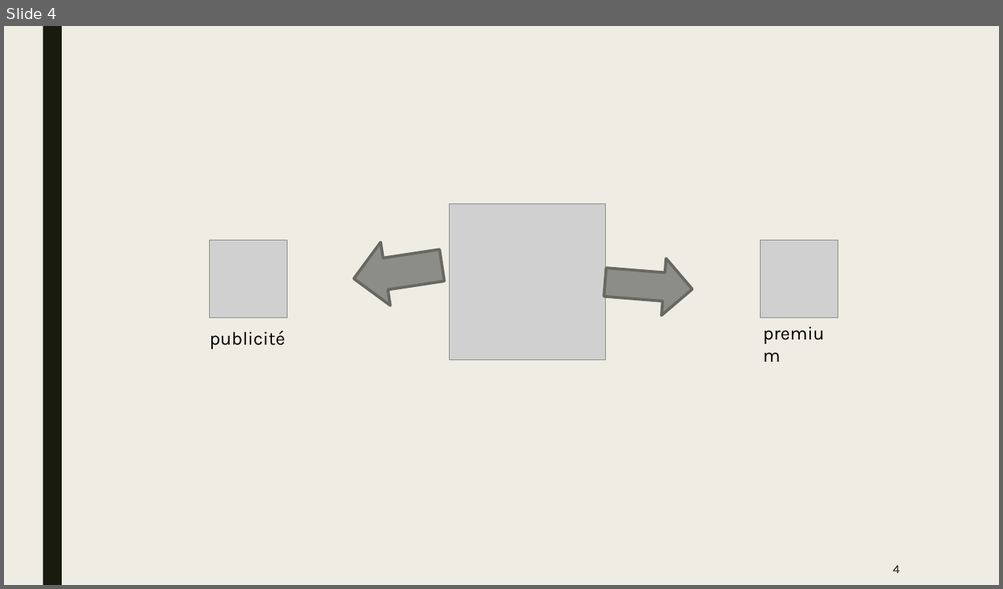
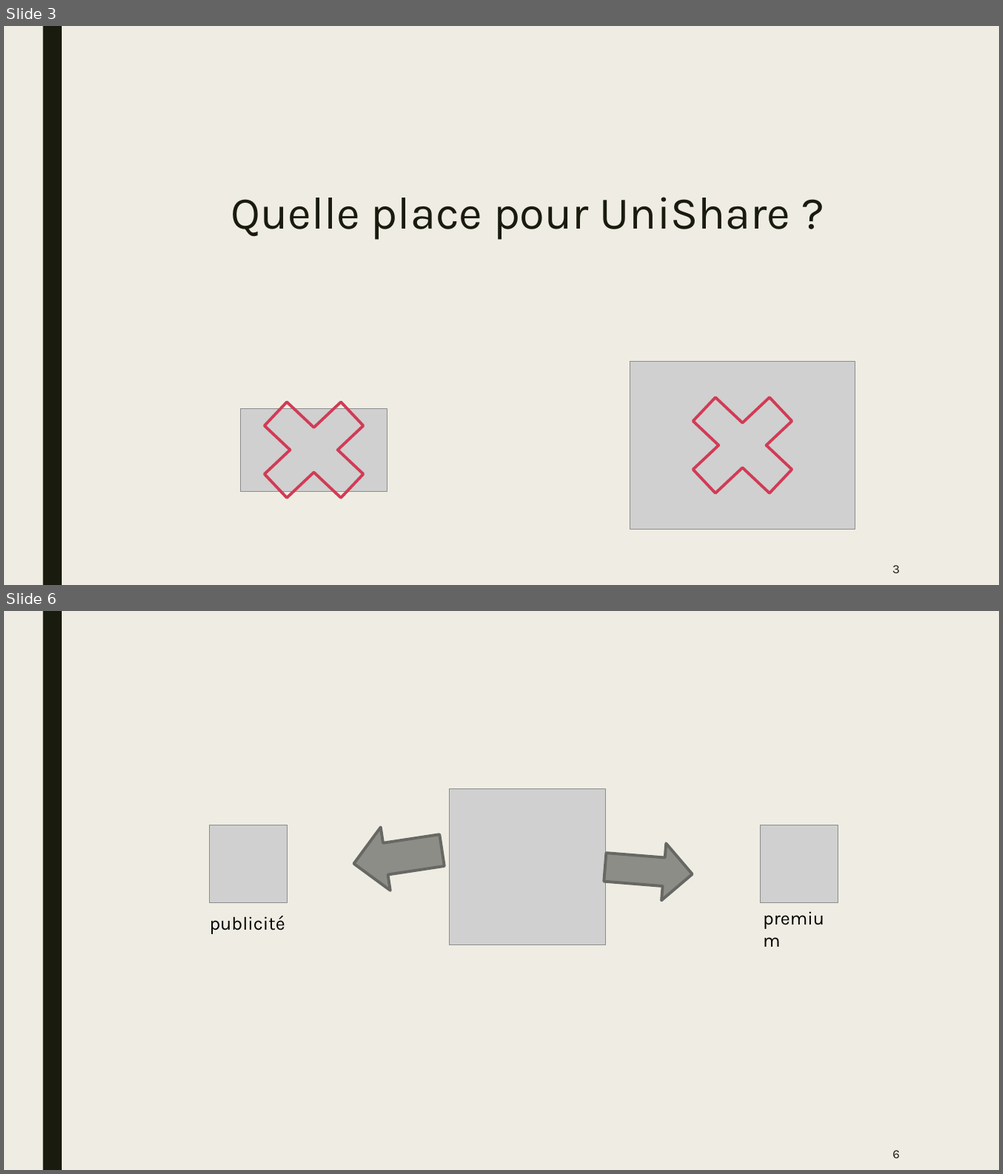
Before and after one commit to unige-pinfo-2019/PInfo2, a slide deck: Docs/Presentation/Pres_1.pptx. Shown one above the other, each under a label of ours: slide 4 before the commit, slides 3 and 6 after it; the slides between them are not shown. The pictures are 1003x589 and 1003x1174 pixels, drawn with LibreOffice and Linux fonts; fonts in the diff are those of the drawing; grey boxes stand for pictures. Boxes give left, top, right and bottom in pixels: in the first picture for what was removed or moved away, otherwise in the second. Text is boxed around its words. In the diff, an @@ line names an element or a change of style, - is before the commit and + after.

```diff
--- a/Docs/Presentation/Pres_1.pptx
+++ b/Docs/Presentation/Pres_1.pptx
@@ slide 3 added at <box>4,26,999,585</box>, background #EFEDE3; not listed: 1 template element that a slide beside it also shows @@
@@ title added at <box>230,197,791,240</box>, 44 pt, text #191B0E @@
+Quelle place pour UniShare ?
@@ picture added at <box>630,361,854,530</box> @@
@@ cross added at <box>669,376,816,514</box>, outline #D13B56 2.75 pt @@
@@ cross added at <box>241,381,387,520</box>, outline #D13B56 2.75 pt @@
@@ picture added at <box>241,409,387,491</box> @@
@@ page number added at <box>892,565,899,574</box>, 12 pt, text #191B0E @@
+3
@@ what was slide 4 is now slide 6 @@
@@ page number at <box>892,1150,899,1159</box>: text changed @@
-4
+6
```
Also in this commit, not shown: 2 slides changed, 3 other slides added, 1 slide removed.
